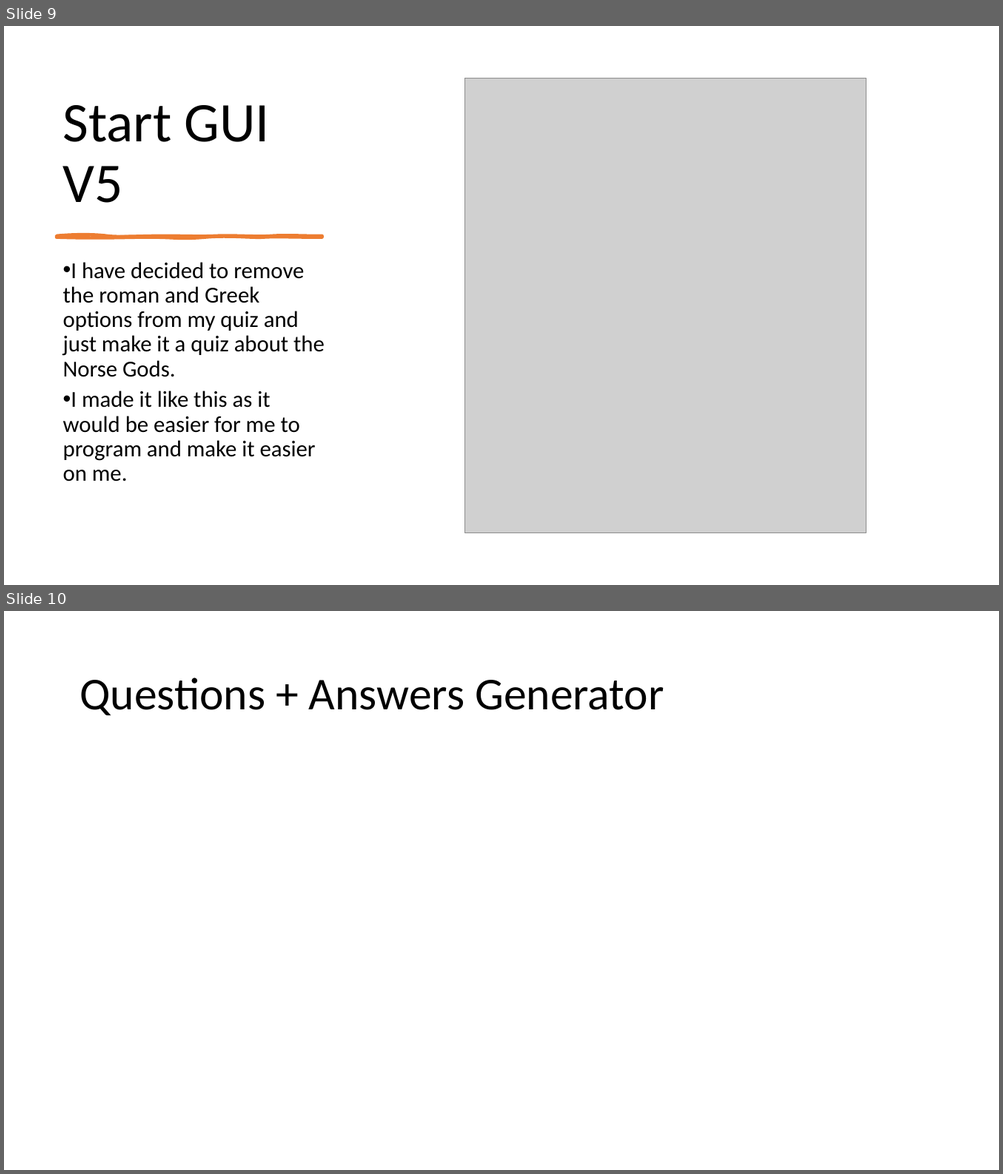
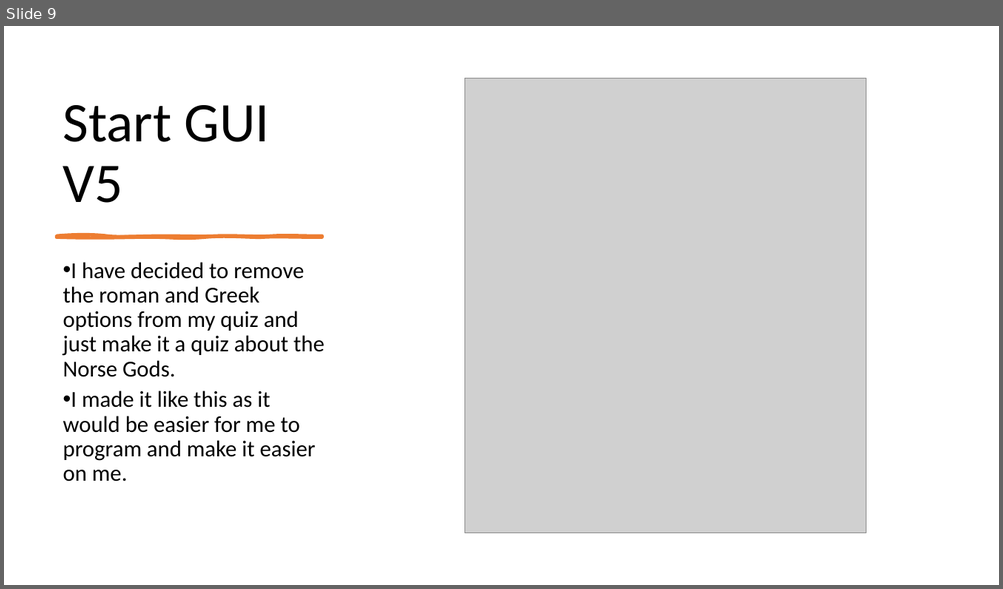
Before and after one commit to morrisj70800/01_Assesment, a slide deck: Programming Assesment.pptx. Shown one above the other, each under a label of ours: slides 9 and 10 before the commit, slide 9 after it. The pictures are 1003x1174 and 1003x589 pixels, drawn with LibreOffice and Linux fonts; fonts in the diff are those of the drawing; grey boxes stand for pictures. Boxes give left, top, right and bottom in pixels: in the first picture for what was removed or moved away, otherwise in the second. Text is boxed around its words. In the diff, an @@ line names an element or a change of style, - is before the commit and + after.

```diff
--- a/Programming Assesment.pptx
+++ b/Programming Assesment.pptx
@@ slide 10 removed at <box>4,611,999,1170</box>, background #FFFFFF @@
@@ title removed at <box>79,678,663,715</box> @@
-Questions + Answers Generator
```
Also in this commit, not shown: 1 slide added, 2 other files.
